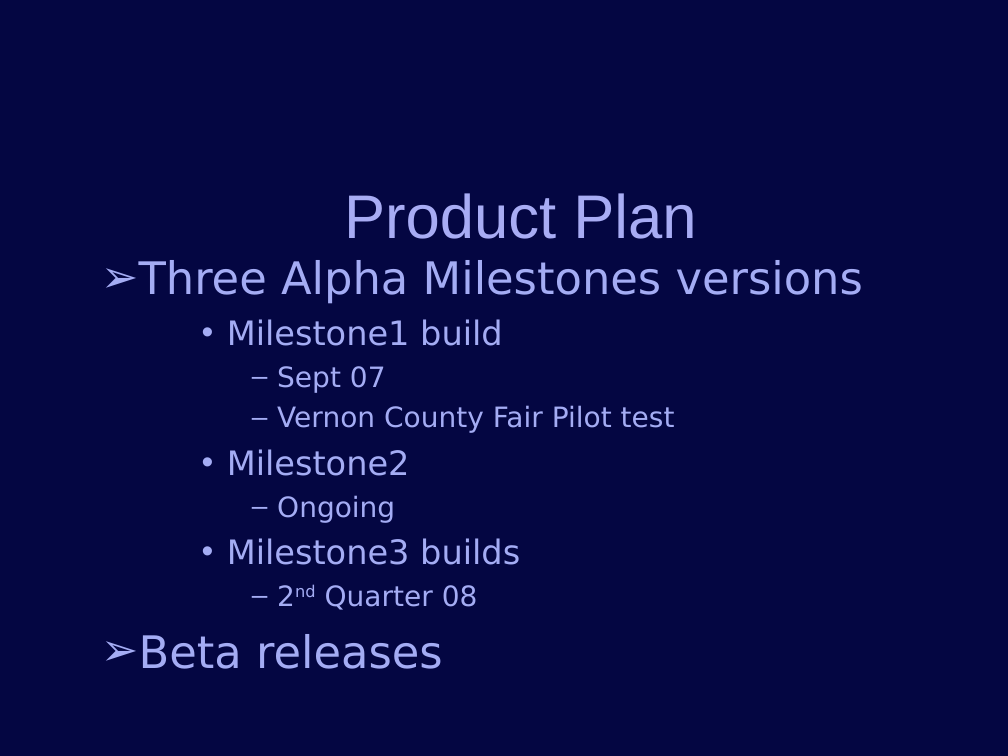
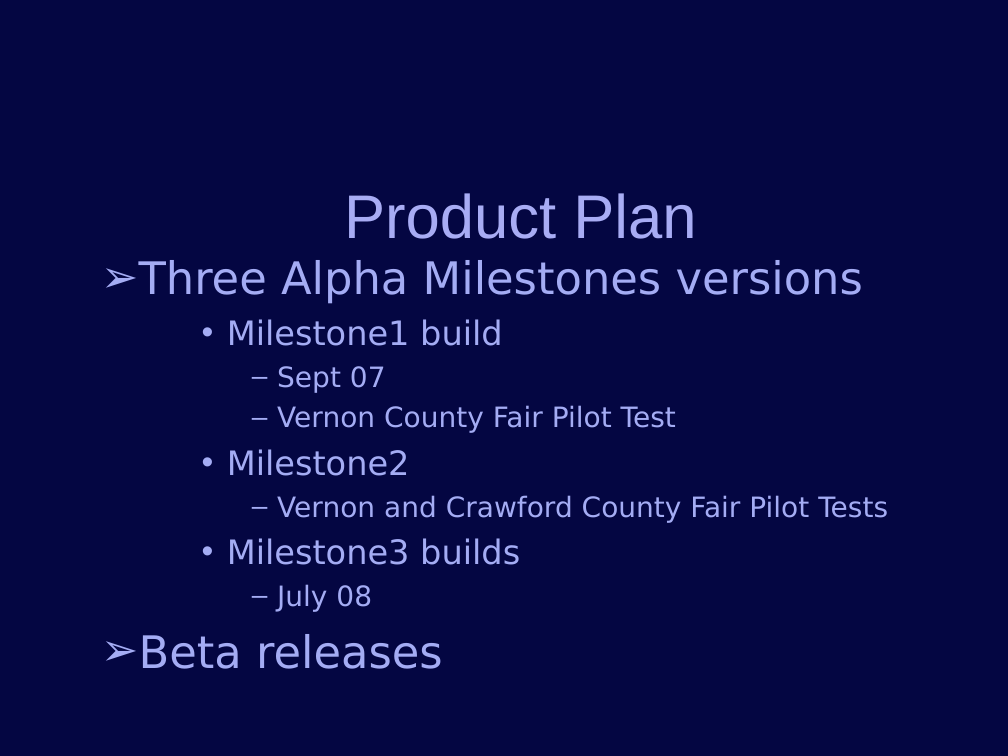
Before and after one commit to jconlon/Tracker, a slide deck: slide 8 of tracker/trunk/com.verticon.tracker.documentation/src/Tracker Introduction.odp. Drawn at 1008x756 pixels with LibreOffice and Linux fonts; fonts in the diff are those of the drawing; background and template pictures are left out. Boxes give left, top, right and bottom in pixels: in the first picture for what was removed or moved away, otherwise in the second. Text is boxed around its words. In the diff, an @@ line names an element or a change of style, - is before the commit and + after.

```diff
--- a/tracker/trunk/com.verticon.tracker.documentation/src/Tracker Introduction.odp
+++ b/tracker/trunk/com.verticon.tracker.documentation/src/Tracker Introduction.odp
@@ text at [277,405,676,433]: text changed @@
-      – Vernon County Fair Pilot test
+      – Vernon County Fair Pilot Test
@@ text at [277,495,888,523]: text changed @@
-      – Ongoing
+      – Vernon and Crawford County Fair Pilot Tests
@@ text at [277,584,372,612]: text changed @@
-      – 2nd Quarter 08
+      – July 08
```
Also in this commit, not shown: 1 other slide changed.
